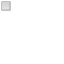
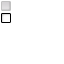
Layered file, before and after one edit (64px x 64px). Changes by layer:
added group "TextBox" (1st of 2) with 1 layers above "Layer 1" over bbox(2, 14, 10, 22)
added layer "TextBox" (2nd of 2, in "TextBox") in group "TextBox" over bbox(2, 14, 10, 22)
